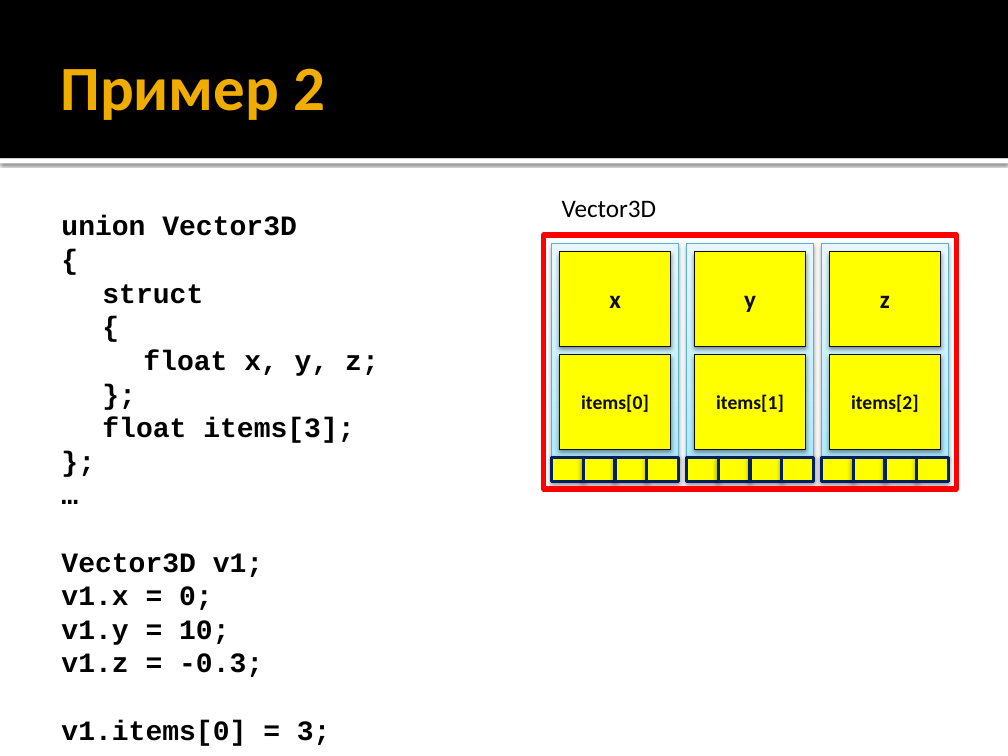
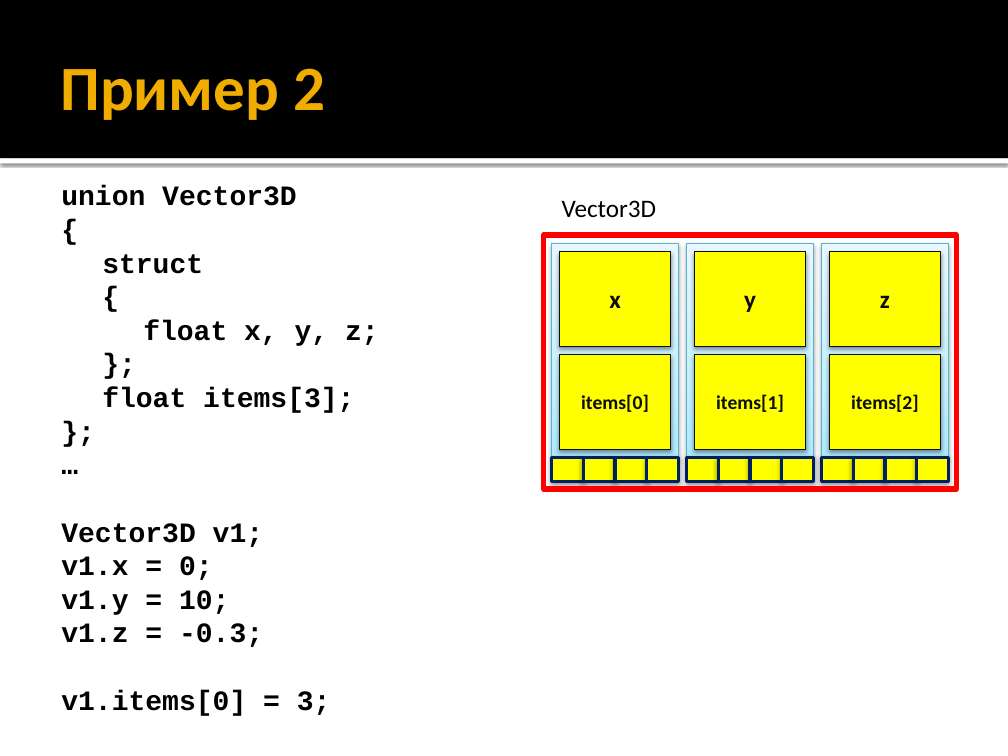
Before and after one commit to alexey-malov/oop, a slide deck: slide 103 of lectures/01/Синтаксис C++.pptx. Drawn at 1008x756 pixels with LibreOffice and Linux fonts; fonts in the diff are those of the drawing. Boxes give left, top, right and bottom in pixels: in the first picture for what was removed or moved away, otherwise in the second. Text is boxed around its words. In the diff, an @@ line names an element or a change of style, - is before the commit and + after.

Commit message:
доработаны примеры и презентация

```diff
--- a/lectures/01/Синтаксис C++.pptx
+++ b/lectures/01/Синтаксис C++.pptx
@@ text "union Vector3D" moved from (x1=61, y1=216, x2=379, y2=746) to (x1=61, y1=186, x2=379, y2=716) @@
```
Also in this commit, not shown: 1 other file.
